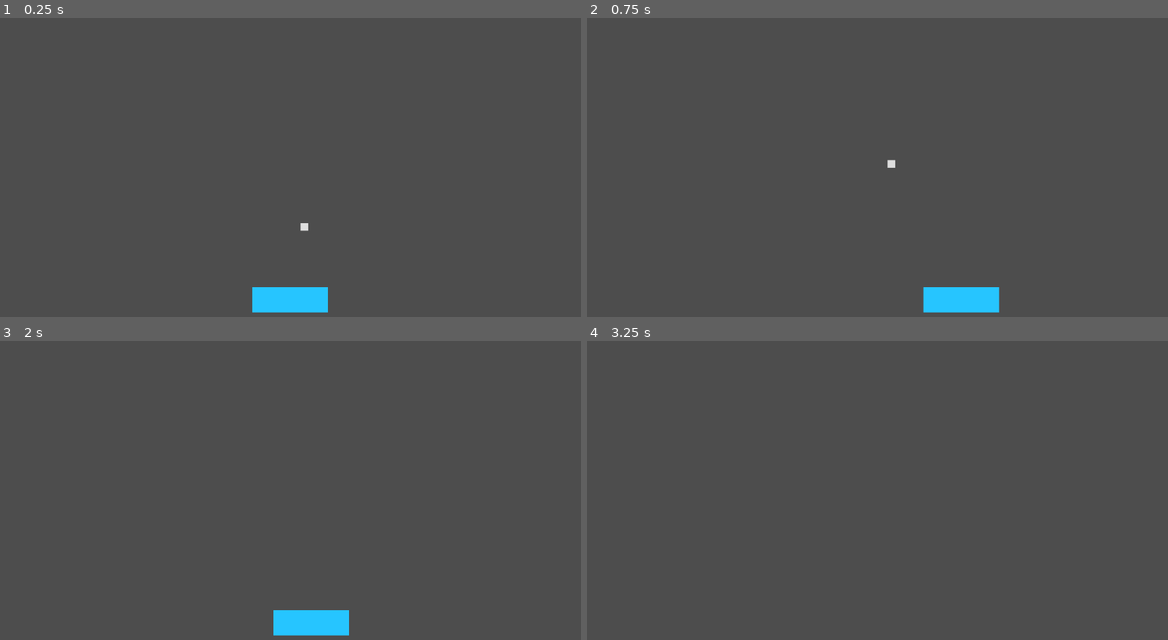
Above: before the commit, frames 1-4 (two rows, left to right).
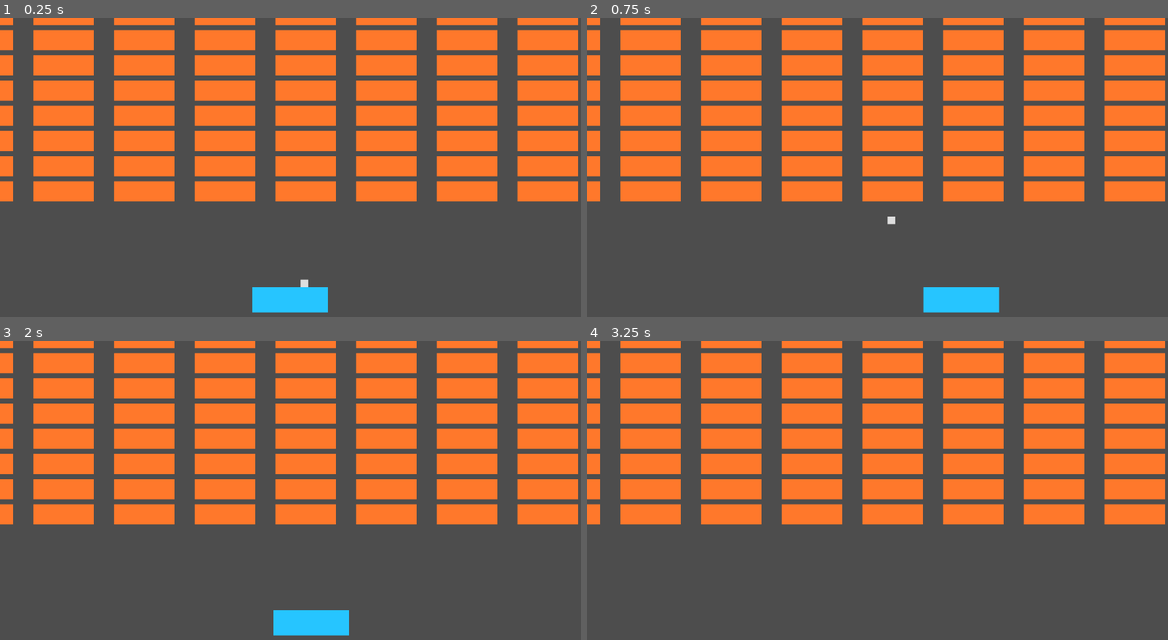
Above: after the commit, the same moments.

Repository: KeiGar/OrbFall
Game: Godot game, scene res://scenes/game.tscn
Same seed, same stepped clock (60 frames per second), same inputs: the game is played once before the commit and once after it.
Inputs:
- Up to frame 1 (0.25 s): no input
- Up to frame 2 (0.75 s): tap Enter at 0.5 s; hold D (player_moveRight) from 0.53 s (still down)
- Up to frame 3 (2 s): release D (player_moveRight) at 1.28 s; hold A (player_moveLeft) from 1.28 s (still down)
- Up to frame 4 (3.25 s): release A (player_moveLeft) at 2.03 s; hold D (player_moveRight) from 2.03 s (still down)

The runs differ from the first frame. In frame 1, 38% of the frame differs, in the area x 0-100%, y 0-91%; in frame 2, 38%; in frame 3, 38%; in frame 4, 38%.

Commit message:
created scripts that makes the ball bounce off the player and initilize the game level

Diff:
--- a/scenes/ball.tscn
+++ b/scenes/ball.tscn
@@ -1,8 +1,8 @@
 [gd_scene load_steps=2 format=3 uid="uid://vo133m8mdrx4"]
 
-[ext_resource type="Script" uid="uid://d0d0gi2rp30cl" path="res://scenes/ball.gd" id="1_7s4qf"]
+[ext_resource type="Script" uid="uid://d0d0gi2rp30cl" path="res://scripts/ball.gd" id="1_7s4qf"]
 
-[node name="Ball" type="AnimatableBody2D"]
+[node name="Ball" type="Area2D"]
 script = ExtResource("1_7s4qf")
 
 [node name="Polygon2D" type="Polygon2D" parent="."]
@@ -11,3 +11,5 @@
 
 [node name="CollisionPolygon2D" type="CollisionPolygon2D" parent="."]
 polygon = PackedVector2Array(0, 0, 1, 0, 1, 1, 0, 1)
+
+[connection signal="body_entered" from="." to="." method="_on_body_entered"]
--- a/scenes/brick.tscn
+++ b/scenes/brick.tscn
@@ -1,9 +1,12 @@
-[gd_scene load_steps=2 format=3 uid="uid://boconio2cthqd"]
+[gd_scene load_steps=3 format=3 uid="uid://boconio2cthqd"]
+
+[ext_resource type="Script" uid="uid://1lrrhxhkevl3" path="res://scripts/brick.gd" id="1_5l4w1"]
 
 [sub_resource type="RectangleShape2D" id="RectangleShape2D_jurt7"]
 size = Vector2(3, 1)
 
-[node name="Brick" type="AnimatableBody2D"]
+[node name="Brick" type="Area2D"]
+script = ExtResource("1_5l4w1")
 
 [node name="Polygon2D" type="Polygon2D" parent="."]
 color = Color(1, 0.474333, 0.17, 1)
@@ -12,3 +15,5 @@
 [node name="CollisionShape2D" type="CollisionShape2D" parent="."]
 position = Vector2(1.5, 0.5)
 shape = SubResource("RectangleShape2D_jurt7")
+
+[connection signal="body_entered" from="." to="." method="_on_body_entered"]
--- a/scenes/game.tscn
+++ b/scenes/game.tscn
@@ -1,9 +1,13 @@
-[gd_scene load_steps=3 format=3 uid="uid://dld6rt8cylm2"]
+[gd_scene load_steps=5 format=3 uid="uid://dld6rt8cylm2"]
 
+[ext_resource type="Script" uid="uid://d1b7odoxshqad" path="res://scripts/game.gd" id="1_lbhrr"]
 [ext_resource type="PackedScene" uid="uid://bgbrr5h7c8mmi" path="res://scenes/player.tscn" id="1_uwrxv"]
 [ext_resource type="PackedScene" uid="uid://vo133m8mdrx4" path="res://scenes/ball.tscn" id="2_yqjtg"]
+[ext_resource type="PackedScene" uid="uid://nvmo8vp6gxdv" path="res://scenes/stack.tscn" id="3_lnu2h"]
 
 [node name="Game" type="Node2D"]
+script = ExtResource("1_lbhrr")
+stack_scene = ExtResource("3_lnu2h")
 
 [node name="Camera2D" type="Camera2D" parent="."]
 
--- a/scenes/stack.tscn
+++ b/scenes/stack.tscn
@@ -1,28 +1,8 @@
-[gd_scene load_steps=2 format=3 uid="uid://nvmo8vp6gxdv"]
+[gd_scene load_steps=3 format=3 uid="uid://nvmo8vp6gxdv"]
 
-[ext_resource type="PackedScene" uid="uid://boconio2cthqd" path="res://scenes/brick.tscn" id="1_tpkvb"]
+[ext_resource type="Script" uid="uid://b4j6fi2ifxwf0" path="res://scripts/stack.gd" id="1_tpkvb"]
+[ext_resource type="PackedScene" uid="uid://boconio2cthqd" path="res://scenes/brick.tscn" id="2_mus87"]
 
 [node name="Stack" type="Node2D"]
-
-[node name="Brick" parent="." instance=ExtResource("1_tpkvb")]
-
-[node name="Brick2" parent="." instance=ExtResource("1_tpkvb")]
-position = Vector2(0, -1.2)
-
-[node name="Brick3" parent="." instance=ExtResource("1_tpkvb")]
-position = Vector2(0, -2.4)
-
-[node name="Brick4" parent="." instance=ExtResource("1_tpkvb")]
-position = Vector2(0, -3.6)
-
-[node name="Brick5" parent="." instance=ExtResource("1_tpkvb")]
-position = Vector2(0, -4.8)
-
-[node name="Brick6" parent="." instance=ExtResource("1_tpkvb")]
-position = Vector2(0, -6)
-
-[node name="Brick7" parent="." instance=ExtResource("1_tpkvb")]
-position = Vector2(0, -7.2)
-
-[node name="Brick8" parent="." instance=ExtResource("1_tpkvb")]
-position = Vector2(0, -8.4)
+script = ExtResource("1_tpkvb")
+brick_scene = ExtResource("2_mus87")
--- a/scenes/ball.gd
+++ b/scripts/ball.gd
@@ -1,12 +1,16 @@
-extends AnimatableBody2D
+extends Area2D
 
-const SPEED = 500
+const SPEED = 250
 var direction
 
 # Called when the node enters the scene tree for the first time.
 func _ready() -> void:
-	direction = Vector2(0,-1)
+	direction = Vector2(0,1)
 
 # Called every frame. 'delta' is the elapsed time since the previous frame.
 func _process(delta: float) -> void:
 	position = position + (direction * SPEED * delta)
+
+func _on_body_entered(body: Node2D) -> void:
+	print("Ball collided with player!")
+	direction = -direction
--- /dev/null
+++ b/scripts/brick.gd
@@ -0,0 +1,15 @@
+extends Area2D
+
+
+# Called when the node enters the scene tree for the first time.
+func _ready() -> void:
+	pass # Replace with function body.
+
+
+# Called every frame. 'delta' is the elapsed time since the previous frame.
+func _process(delta: float) -> void:
+	pass
+
+
+func _on_body_entered(body: Node2D) -> void:
+	pass # Replace with function body.
--- /dev/null
+++ b/scripts/game.gd
@@ -0,0 +1,18 @@
+extends Node2D
+
+@export var stack_scene: PackedScene
+@export var stack_size: int = 8
+@export var stack_spacing: float = 4
+
+# Called when the node enters the scene tree for the first time.
+func _ready() -> void:
+	for i in range(stack_size):
+		var stack = stack_scene.instantiate()
+		stack.scale = Vector2(40,40)
+		stack.position = Vector2(-i * stack_spacing * stack.scale.x, 0)
+		stack.position.x += 450
+		add_child(stack)
+
+# Called every frame. 'delta' is the elapsed time since the previous frame.
+func _process(delta: float) -> void:
+	pass
--- /dev/null
+++ b/scripts/stack.gd
@@ -0,0 +1,17 @@
+extends Node2D
+
+@export var brick_scene: PackedScene
+@export var stack_count: int = 8
+@export var stack_spacing: float = 50.0
+
+
+# Called when the node enters the scene tree for the first time.
+func _ready() -> void:
+	for i in range(stack_count):
+		var brick = brick_scene.instantiate()
+		brick.position = Vector2(0, (-i * stack_spacing) / scale.y)
+		add_child(brick)
+
+# Called every frame. 'delta' is the elapsed time since the previous frame.
+func _process(delta: float) -> void:
+	pass
Renamed: scenes/ball.gd.uid -> scripts/ball.gd.uid
Not shown, added: scripts/brick.gd.uid
Not shown, added: scripts/game.gd.uid
Not shown, added: scripts/stack.gd.uid
